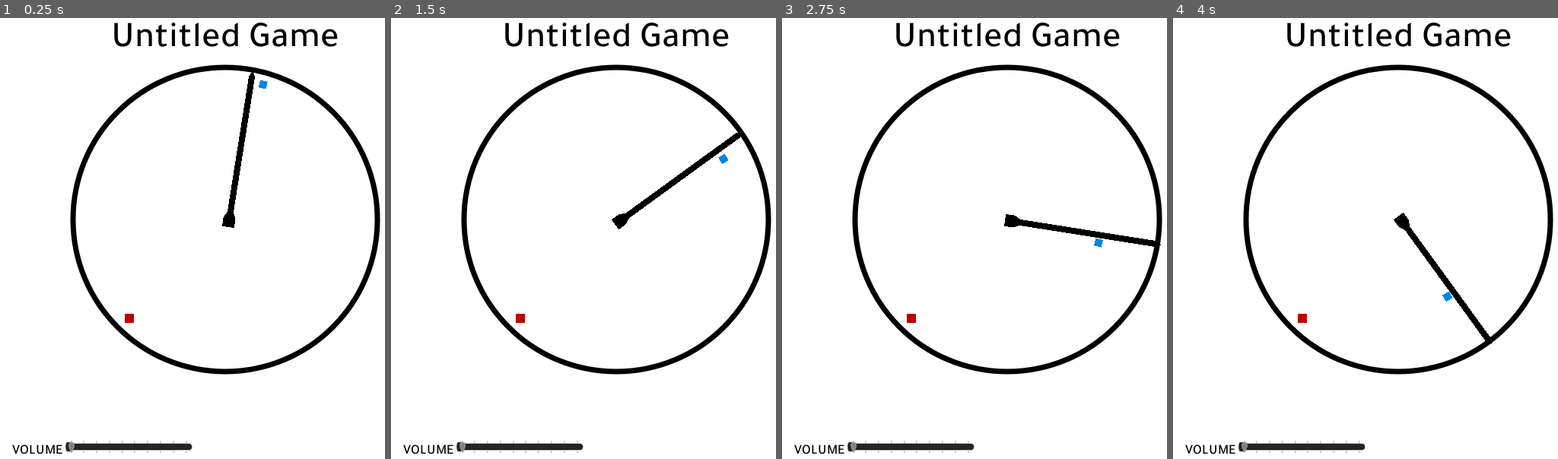
Above: before the commit, frames 1-4 (left to right).
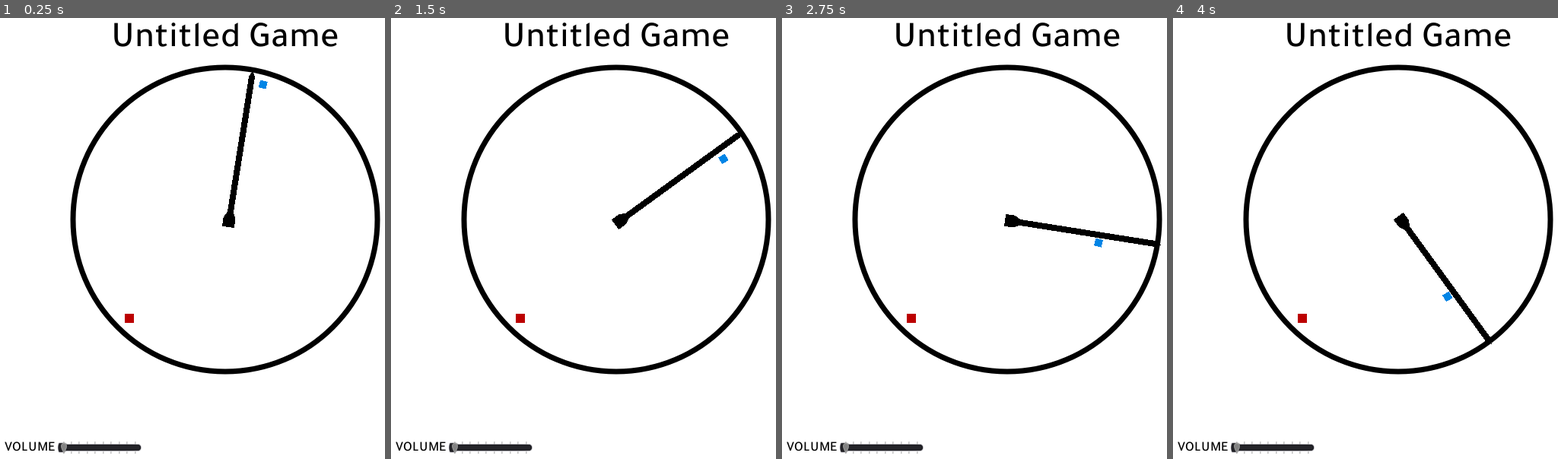
Above: after the commit, the same moments.

Repository: albertnez/10-second-laps
Game: Godot game, scene res://Scenes/GameWrapper.tscn
Two runs of this game, one before a commit and one after it. Both use one fixed random seed, a clock stepped at 60 frames per second and the inputs below.
Inputs:
- Up to frame 1 (0.25 s): no input
- Up to frame 2 (1.5 s): tap Space (action) at 0.6, 1.35 s
- Up to frame 3 (2.75 s): tap Space (action) at 2.1 s
- Up to frame 4 (4 s): tap Space (action) at 2.85, 3.6 s

The runs differ from the first frame. In frame 1, 0.7% of the frame differs, in the area x 1-50%, y 95-99%; in frame 2, 0.7%; in frame 3, 0.7%; in frame 4, 0.7%.

Commit message:
Readjust position of UI

Diff:
--- a/Scenes/Menu/MainMenu.tscn
+++ b/Scenes/Menu/MainMenu.tscn
@@ -38,19 +38,20 @@
 [node name="VolumeBox" type="HBoxContainer" parent="."]
 anchor_top = 1.0
 anchor_bottom = 1.0
-margin_left = 20.0
-margin_top = -30.0
-margin_right = 257.0
+margin_left = 10.0
+margin_top = -29.0
+margin_right = 190.0
+margin_bottom = -10.0
+rect_min_size = Vector2( 180, 0 )
 
 [node name="Label" type="Label" parent="VolumeBox"]
-margin_top = 5.0
 margin_right = 66.0
-margin_bottom = 24.0
+margin_bottom = 19.0
 text = "VOLUME"
 
 [node name="VolumeSlide" type="HSlider" parent="VolumeBox"]
 margin_left = 70.0
-margin_right = 237.0
+margin_right = 180.0
 margin_bottom = 16.0
 size_flags_horizontal = 3
 max_value = 10.0
